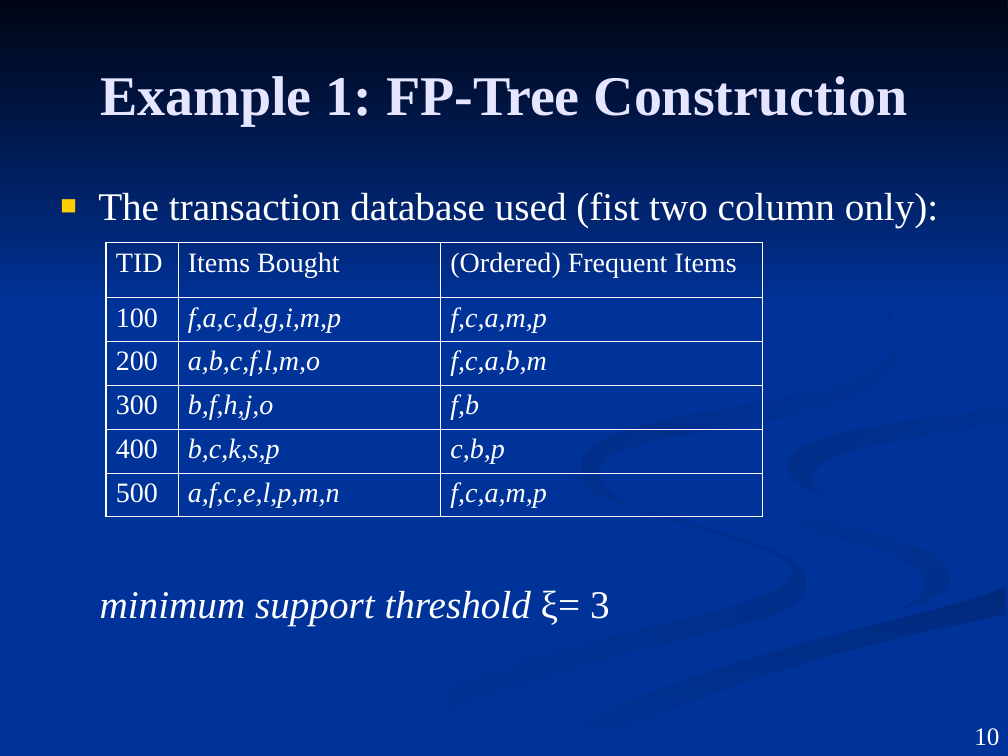
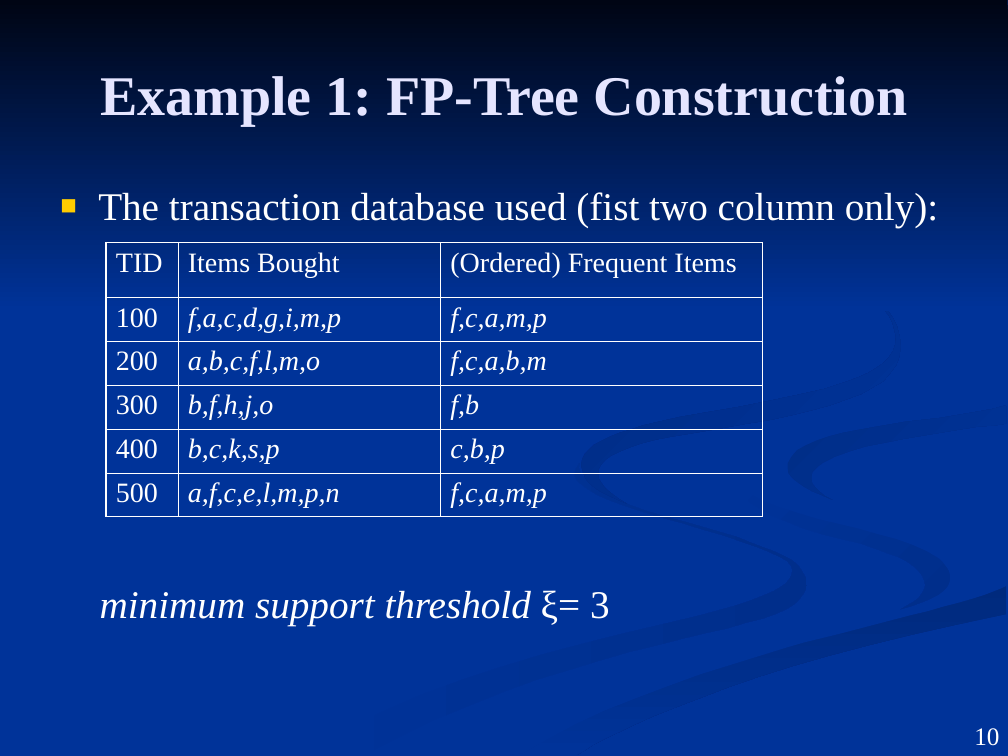
Before and after one commit to dannywassouf/the-second-year, a slide deck: slide 10 of fp- Growth Tree.ppt. Drawn at 1008x756 pixels with LibreOffice and Linux fonts; fonts in the diff are those of the drawing. Boxes give left, top, right and bottom in pixels: in the first picture for what was removed or moved away, otherwise in the second. Text is boxed around its words. In the diff, an @@ line names an element or a change of style, - is before the commit and + after.

```diff
--- a/fp- Growth Tree.ppt
+++ b/fp- Growth Tree.ppt
@@ table at bbox=[106, 243, 761, 517] @@
-row 6, column 2: a,f,c,e,l,p,m,n
+row 6, column 2: a,f,c,e,l,m,p,n
```
Also in this commit, not shown: 32 other files.
